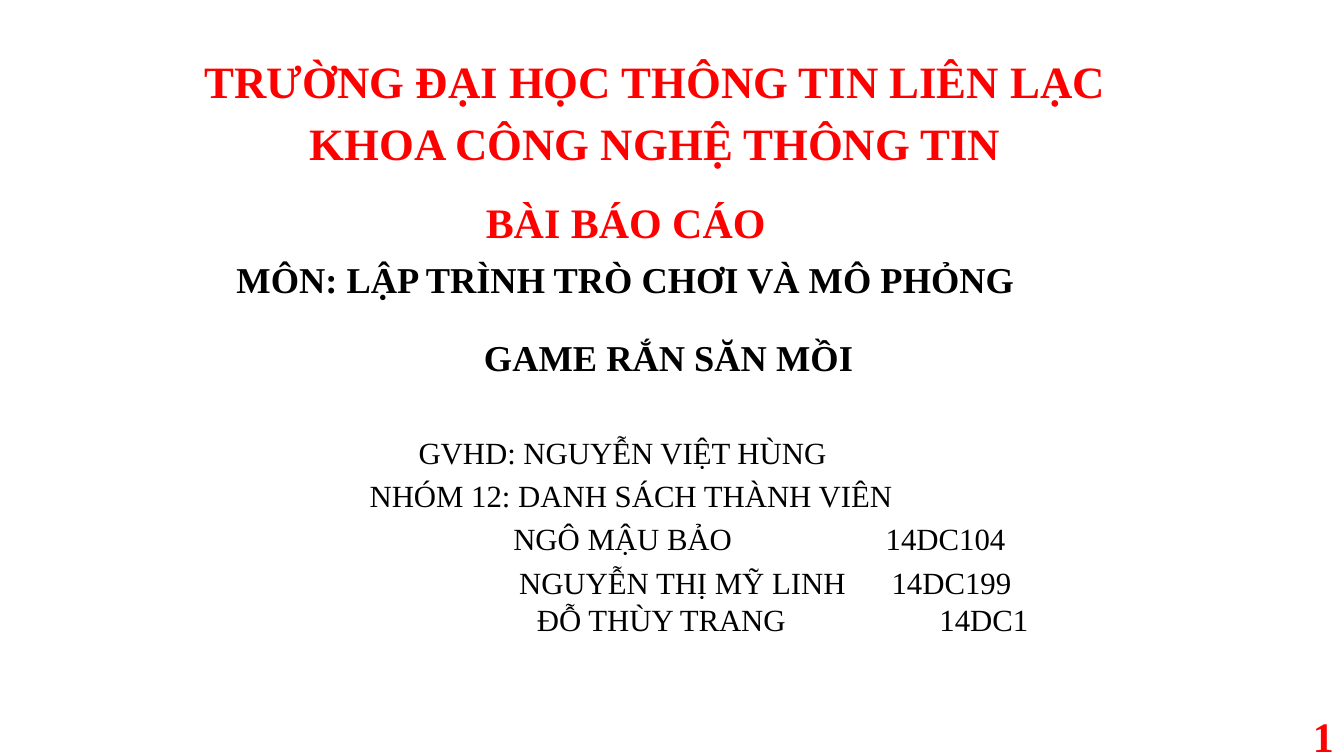
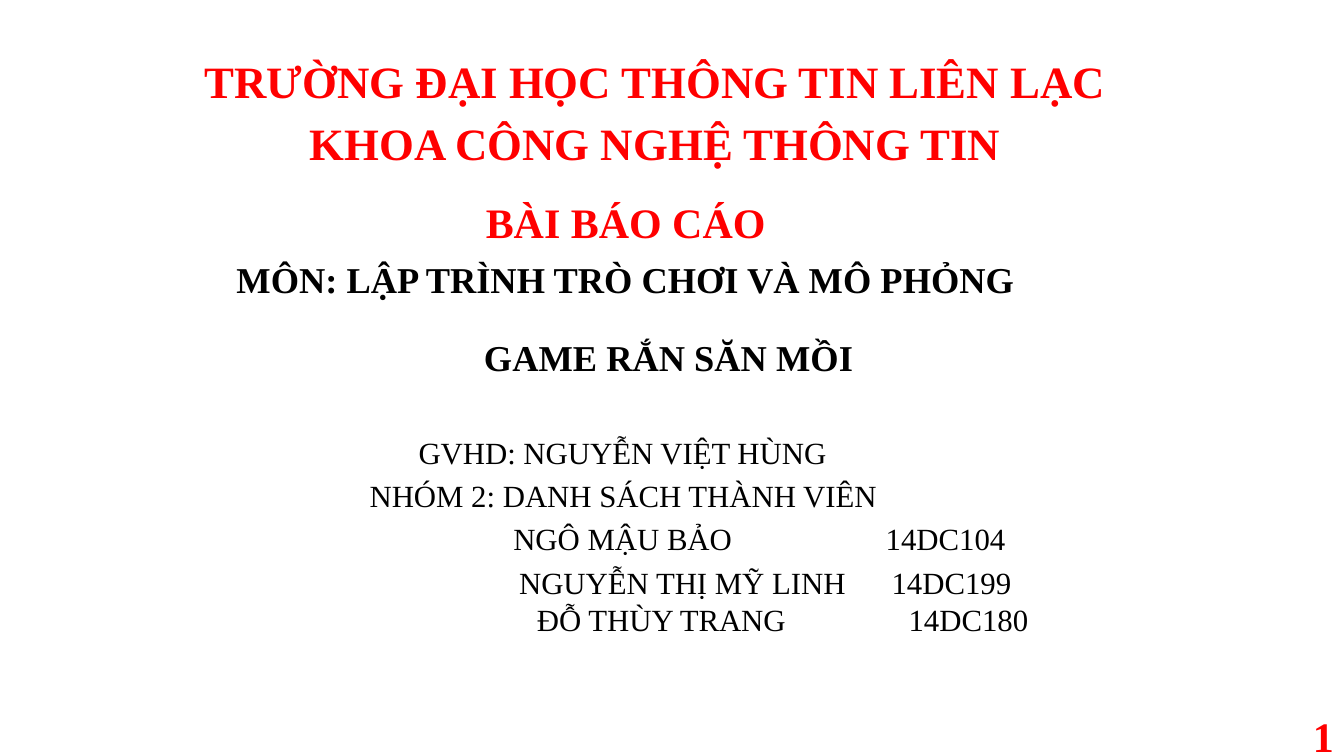
Before and after one commit to LapTrinhTroChoiVaMoPhong/GameRanSanMoi, a slide deck: slide 1 of Game.pptx. Drawn at 1344x756 pixels with LibreOffice and Linux fonts; fonts in the diff are those of the drawing; background and template pictures are left out. Boxes give left, top, right and bottom in pixels: in the first picture for what was removed or moved away, otherwise in the second. Text is boxed around its words. In the diff, an @@ line names an element or a change of style, - is before the commit and + after.

```diff
--- a/Game.pptx
+++ b/Game.pptx
@@ text at (370, 483, 876, 508): text changed @@
-NHÓM 12: DANH SÁCH THÀNH VIÊN
+NHÓM 2: DANH SÁCH THÀNH VIÊN
@@ text at (519, 570, 1029, 632): text changed @@
-NGUYỄN THỊ MỸ LINH 14DC199 ĐỖ THÙY TRANG 14DC1
+NGUYỄN THỊ MỸ LINH 14DC199 ĐỖ THÙY TRANG 14DC180
```
Also in this commit, not shown: 4 other slides changed, 5 slides added, 3 other files.
